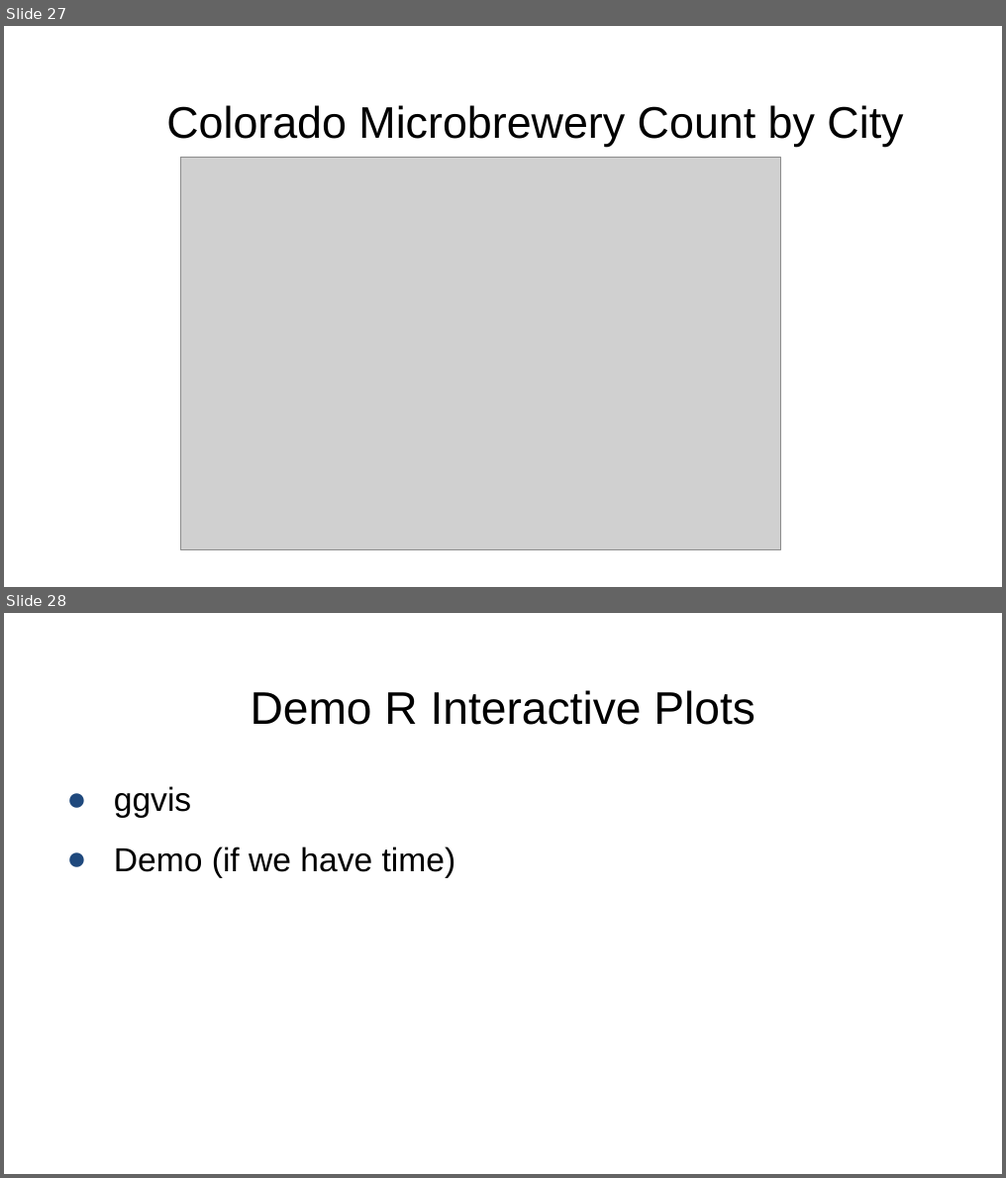
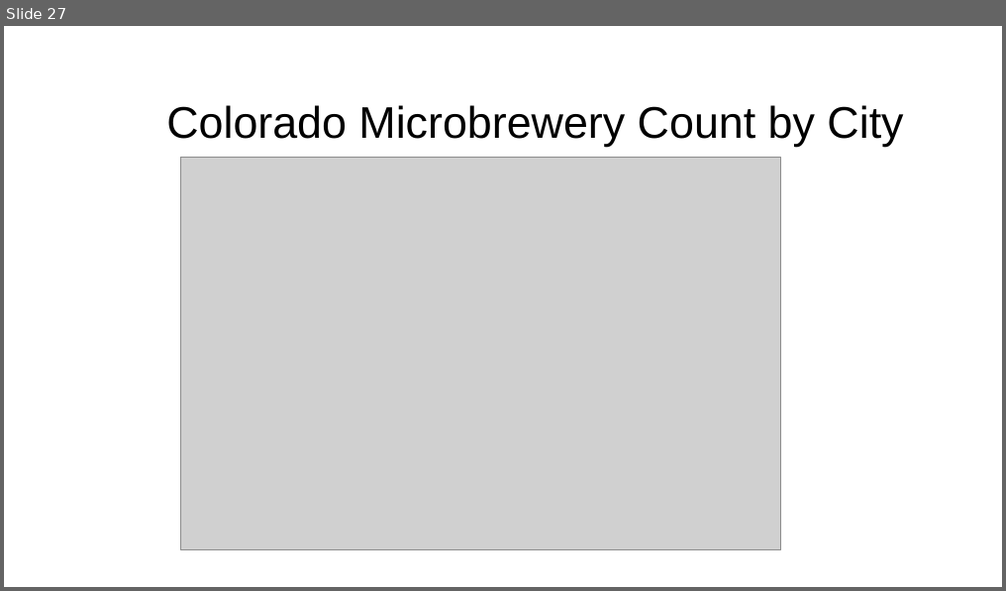
Before and after one commit to gwgarrison/rmoug_2015, a slide deck: garrison_presentation.pptx. Shown one above the other, each under a label of ours: slides 27 and 28 before the commit, slide 27 after it. The pictures are 1006x1178 and 1006x591 pixels, drawn with LibreOffice and Linux fonts; fonts in the diff are those of the drawing; grey boxes stand for pictures; background and template pictures are left out. Boxes give left, top, right and bottom in pixels: in the first picture for what was removed or moved away, otherwise in the second. Text is boxed around its words. In the diff, an @@ line names an element or a change of style, - is before the commit and + after.

```diff
--- a/garrison_presentation.pptx
+++ b/garrison_presentation.pptx
@@ slide 28 removed at bbox=[4, 613, 1002, 1174], background picture (left out) @@
@@ title removed at bbox=[251, 690, 755, 725] @@
-Demo R Interactive Plots
@@ text removed at bbox=[114, 786, 456, 878] @@
-● ggvis
-● Demo (if we have time)
```
Also in this commit, not shown: 4 slides changed, 9 other files.
